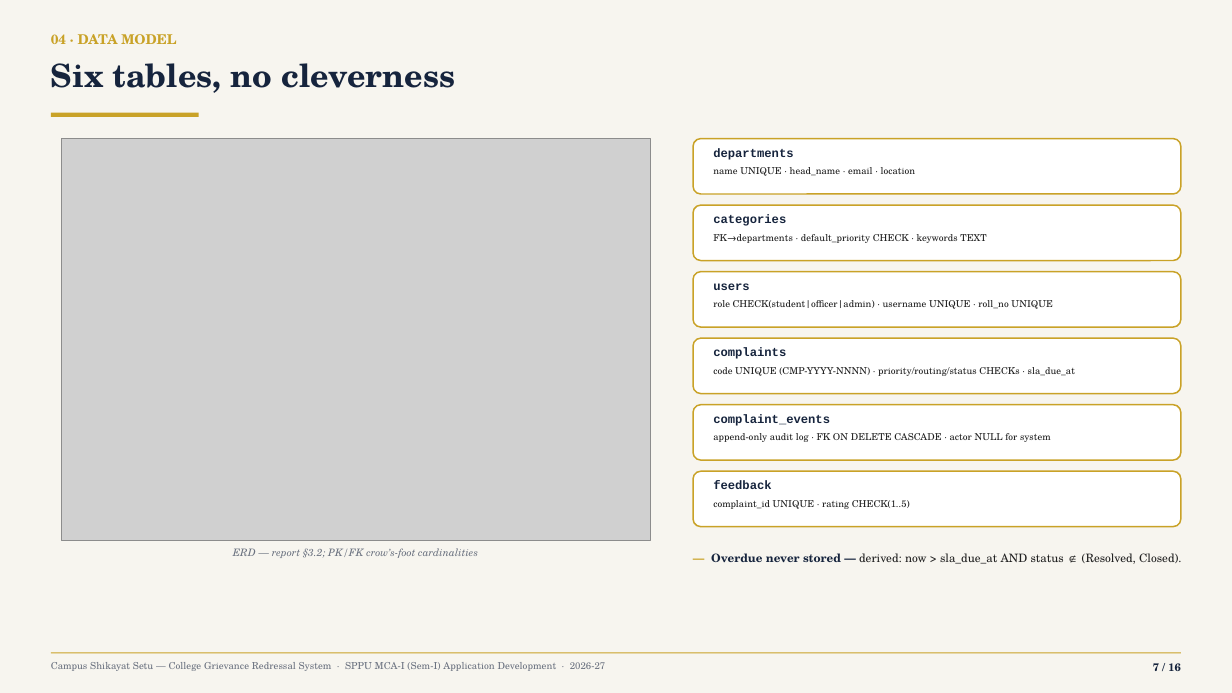
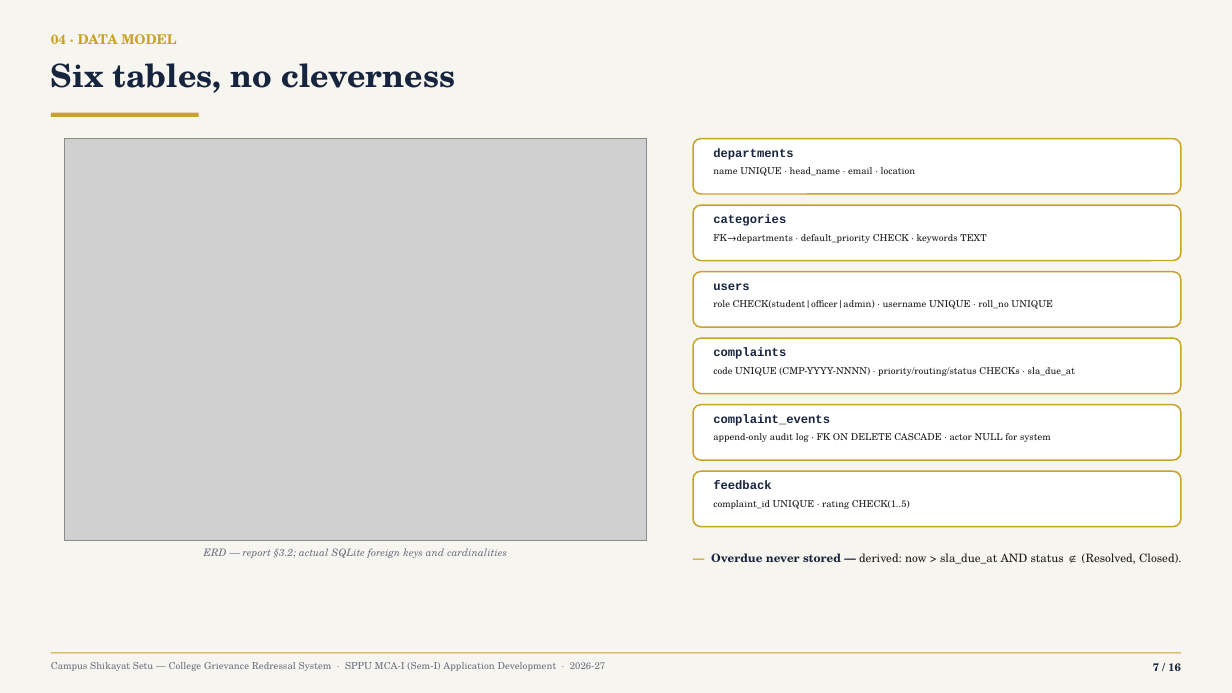
Before and after one commit to Yashwant-git392/Yashwant-git392, a slide deck: slide 7 of shikayat-setu/presentation/CampusShikayatSetu_MCA-Mini-Project_Review.pptx. Drawn at 1232x693 pixels with LibreOffice and Linux fonts; fonts in the diff are those of the drawing; grey boxes stand for pictures. Boxes give left, top, right and bottom in pixels: in the first picture for what was removed or moved away, otherwise in the second. Text is boxed around its words. In the diff, an @@ line names an element or a change of style, - is before the commit and + after.

```diff
--- a/shikayat-setu/presentation/CampusShikayatSetu_MCA-Mini-Project_Review.pptx
+++ b/shikayat-setu/presentation/CampusShikayatSetu_MCA-Mini-Project_Review.pptx
@@ picture: place and size @@
-picture at <box>61,139,650,541</box>
+picture at <box>65,139,647,541</box>
@@ text at <box>204,548,507,558</box>: text changed @@
-ERD — report §3.2; PK/FK crow’s-foot cardinalities
+ERD — report §3.2; actual SQLite foreign keys and cardinalities
```
Also in this commit, not shown: 10 other slides changed, 17 other files.
